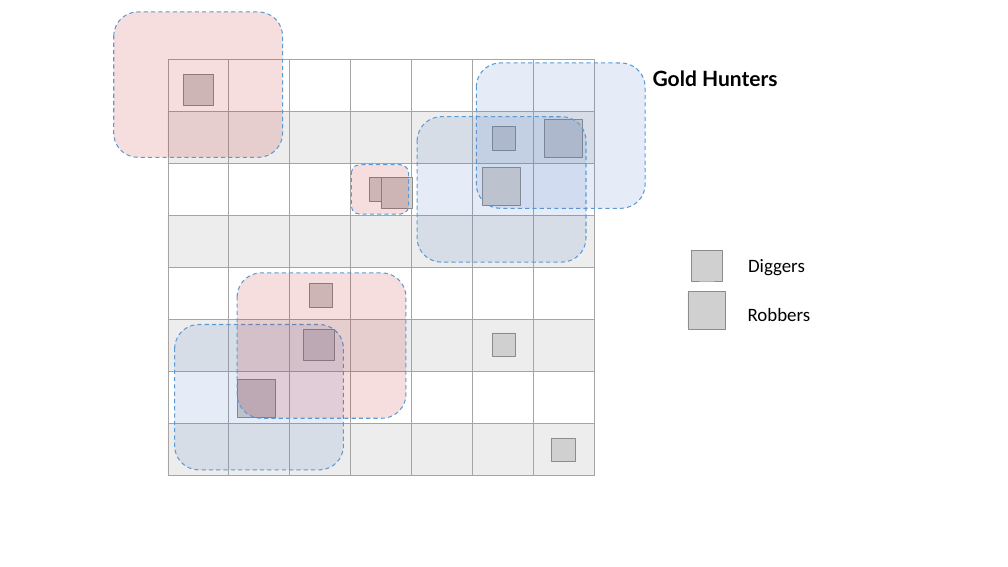
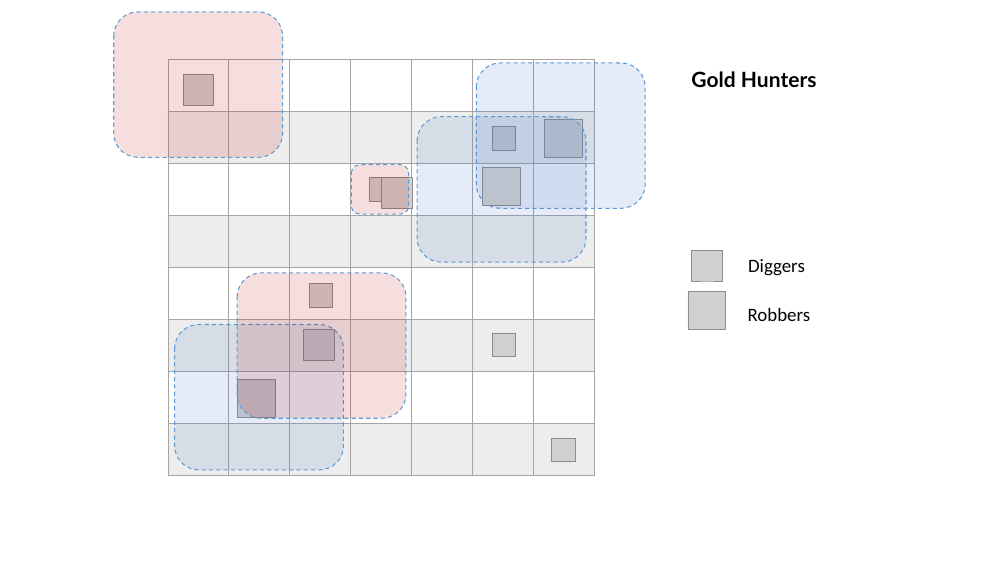
Before and after one commit to adhocmaster/Evolutionary-World-Simulator, a slide deck: slide 7 of docs/Architecture.pptx. Drawn at 1008x567 pixels with LibreOffice and Linux fonts; fonts in the diff are those of the drawing; grey boxes stand for pictures. Boxes give left, top, right and bottom in pixels: in the first picture for what was removed or moved away, otherwise in the second. Text is boxed around its words. In the diff, an @@ line names an element or a change of style, - is before the commit and + after.

```diff
--- a/docs/Architecture.pptx
+++ b/docs/Architecture.pptx
@@ text "Gold Hunters": place and size @@
-text "Gold Hunters" at [653, 70, 778, 86]
+text "Gold Hunters" at [691, 71, 817, 87]
```
Also in this commit, not shown: 3 other files.
